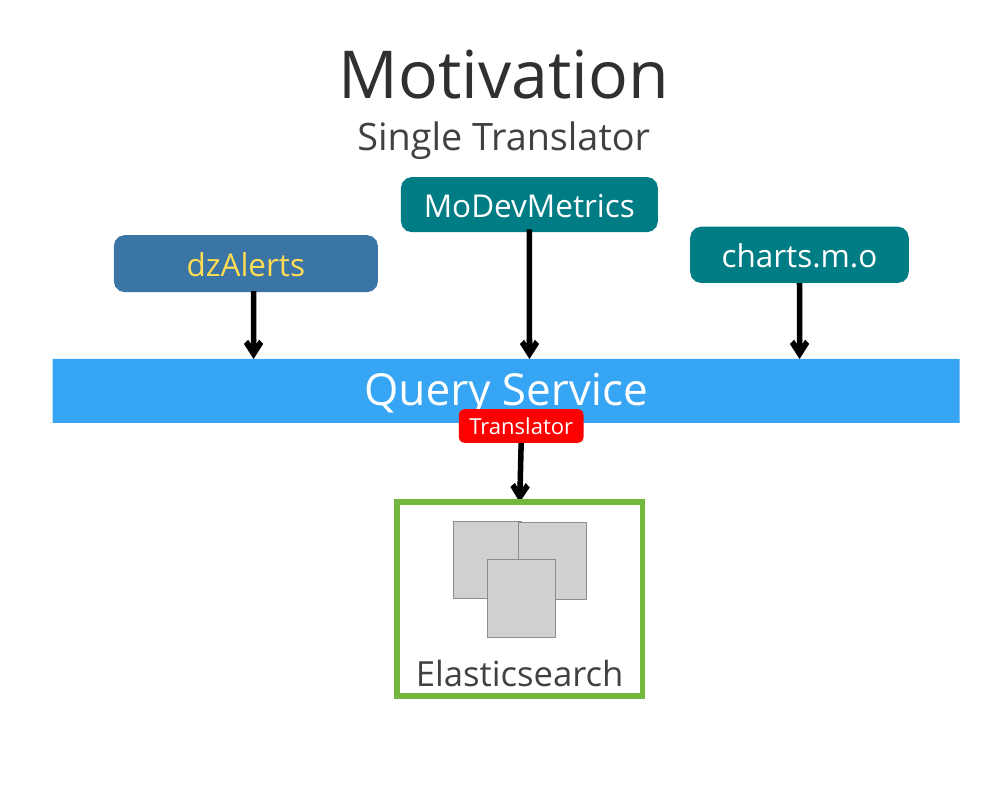
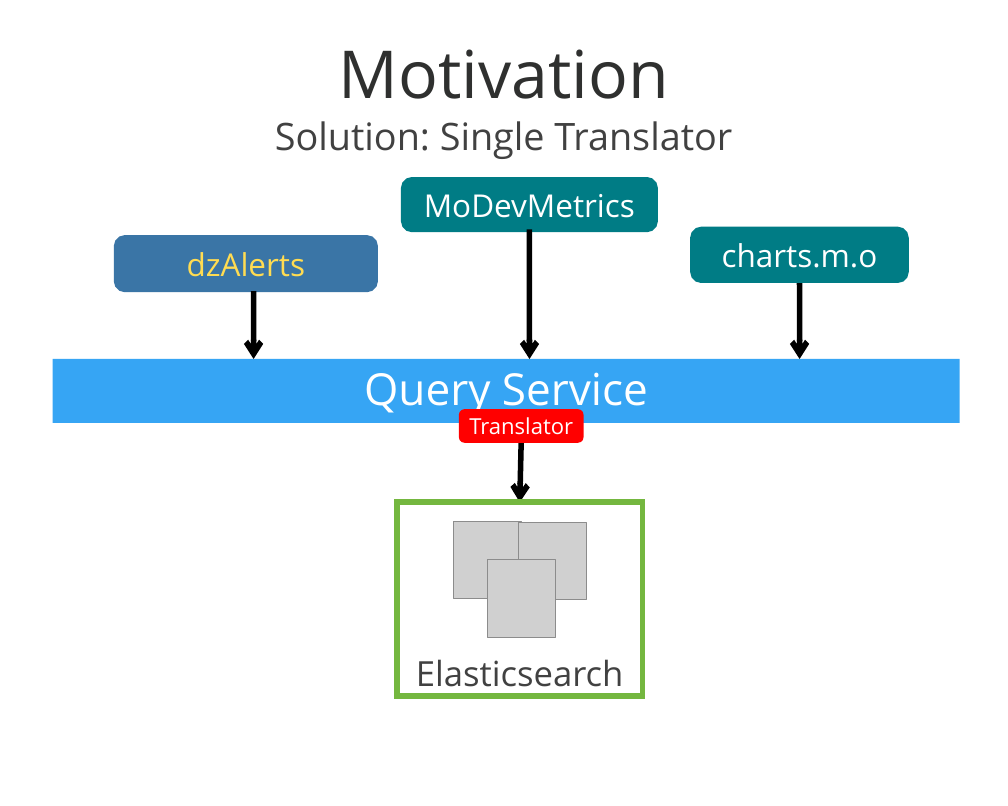
Before and after one commit to mozilla/ActiveData, a slide deck: slide 25 of docs/ActiveData Summary 150323.ppt. Drawn at 1008x806 pixels with LibreOffice and Linux fonts; fonts in the diff are those of the drawing; grey boxes stand for pictures; background and template pictures are left out. Boxes give left, top, right and bottom in pixels: in the first picture for what was removed or moved away, otherwise in the second. Text is boxed around its words. In the diff, an @@ line names an element or a change of style, - is before the commit and + after.

```diff
--- a/docs/ActiveData Summary 150323.ppt
+++ b/docs/ActiveData Summary 150323.ppt
@@ text at [275, 121, 732, 159]: text changed @@
-Single Translator
+Solution: Single Translator
```
Also in this commit, not shown: 5 other slides changed, 2 slides added, 2 slides removed, 2 other files.
